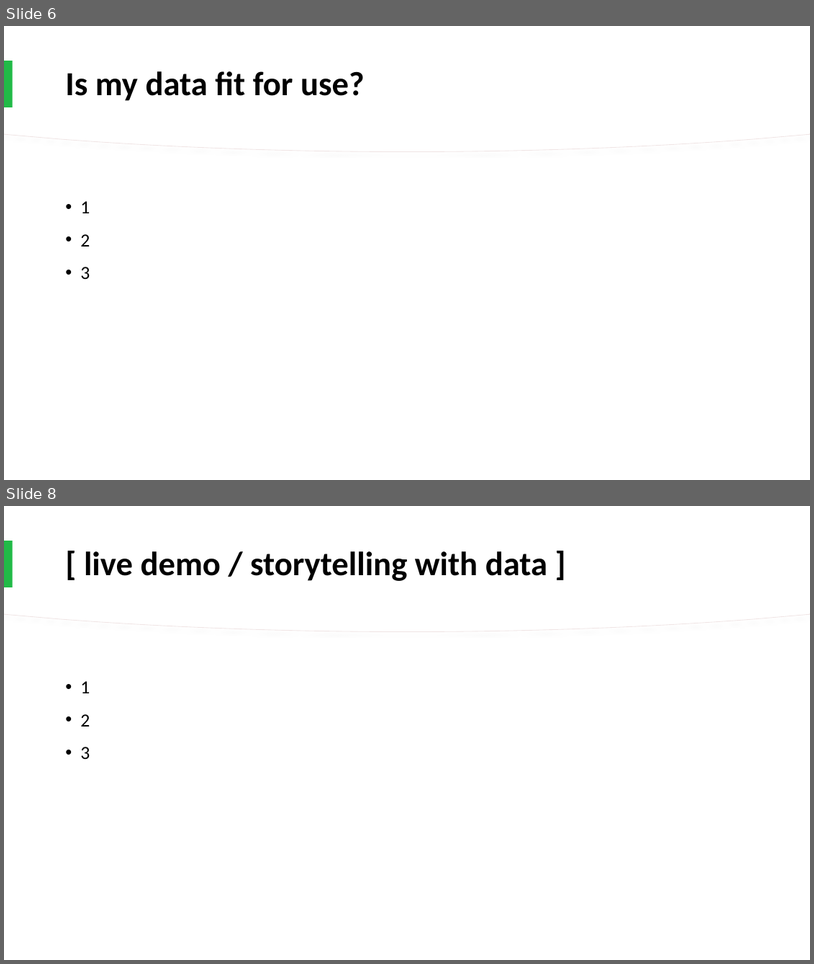
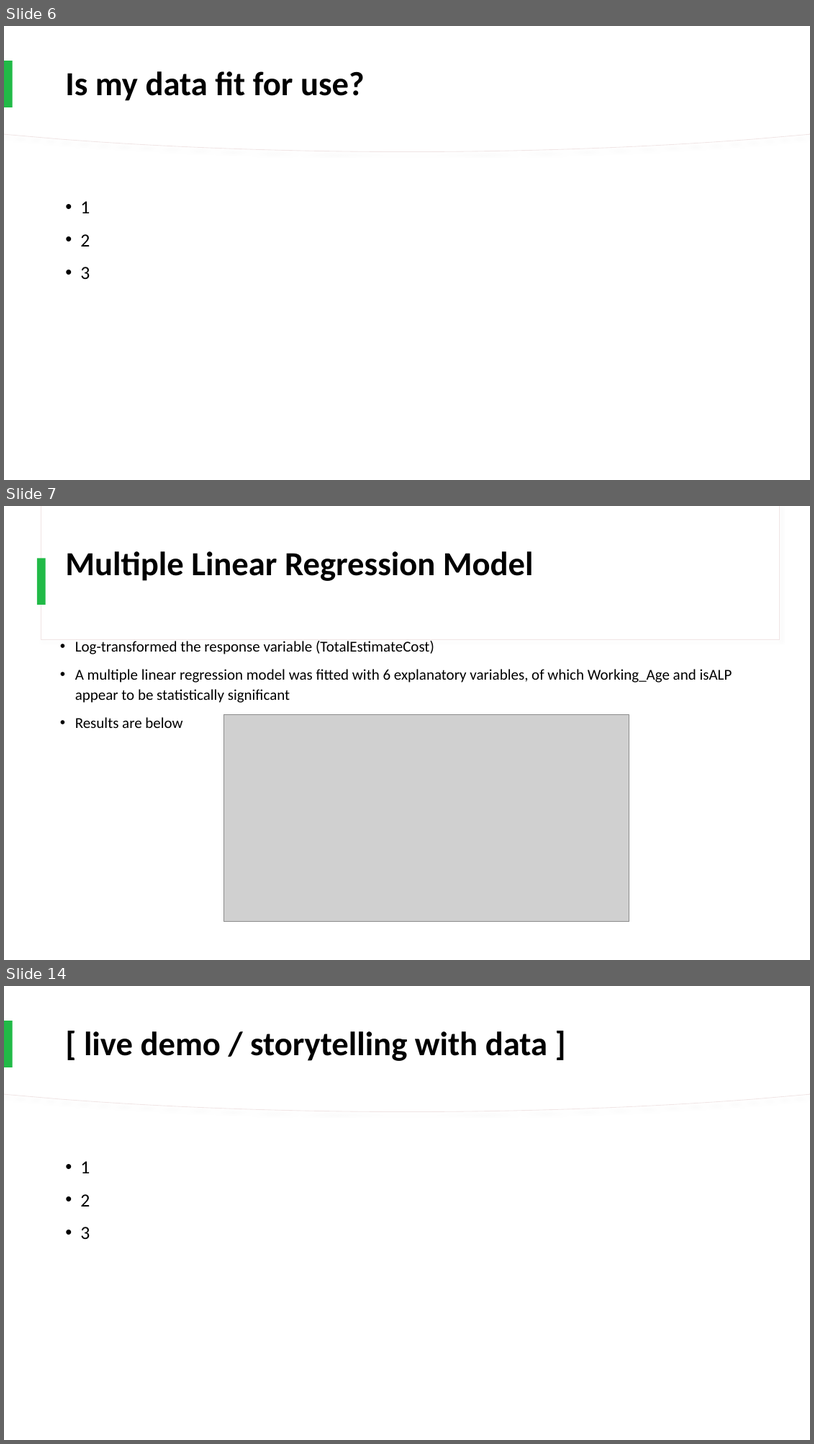
Before and after one commit to cristhyanc/Data7001_Group8, a slide deck: presentation/DATA7001_Group8_Presentation_CJRS_21.10.2020.pptx. Shown one above the other, each under a label of ours: slides 6 and 8 before the commit, slides 6, 7 and 14 after it; the slides between them are not shown. The pictures are 814x964 and 814x1444 pixels, drawn with LibreOffice and Linux fonts; fonts in the diff are those of the drawing; grey boxes stand for pictures. Boxes give left, top, right and bottom in pixels: in the first picture for what was removed or moved away, otherwise in the second. Text is boxed around its words. In the diff, an @@ line names an element or a change of style, - is before the commit and + after.

Commit message:
Update presentation, model (EDA2)

```diff
--- a/presentation/DATA7001_Group8_Presentation_CJRS_21.10.2020.pptx
+++ b/presentation/DATA7001_Group8_Presentation_CJRS_21.10.2020.pptx
@@ slide 7 added at (x1=4, y1=506, x2=810, y2=960), background #FFFFFF; not listed: 2 template elements that a slide beside it also shows @@
@@ rectangle added at (x1=37, y1=558, x2=46, y2=605), fill #21BA47 @@
@@ title added at (x1=65, y1=551, x2=534, y2=581), 40 pt, text #000000, bold @@
+Multiple Linear Regression Model
@@ text added at (x1=75, y1=641, x2=733, y2=728), 18 pt, text #000000 @@
+• Log-transformed the response variable (TotalEstimateCost)
+• A multiple linear regression model was fitted with 6 explanatory variables, of which Working_Age and isALP appear to be statistically significant
+• Results are below
@@ picture added at (x1=224, y1=714, x2=630, y2=921) @@
@@ what was slide 8 is now slide 14 @@
```
Also in this commit, not shown: 2 slides changed, 6 other slides added, 1 slide removed, 18 other files.
